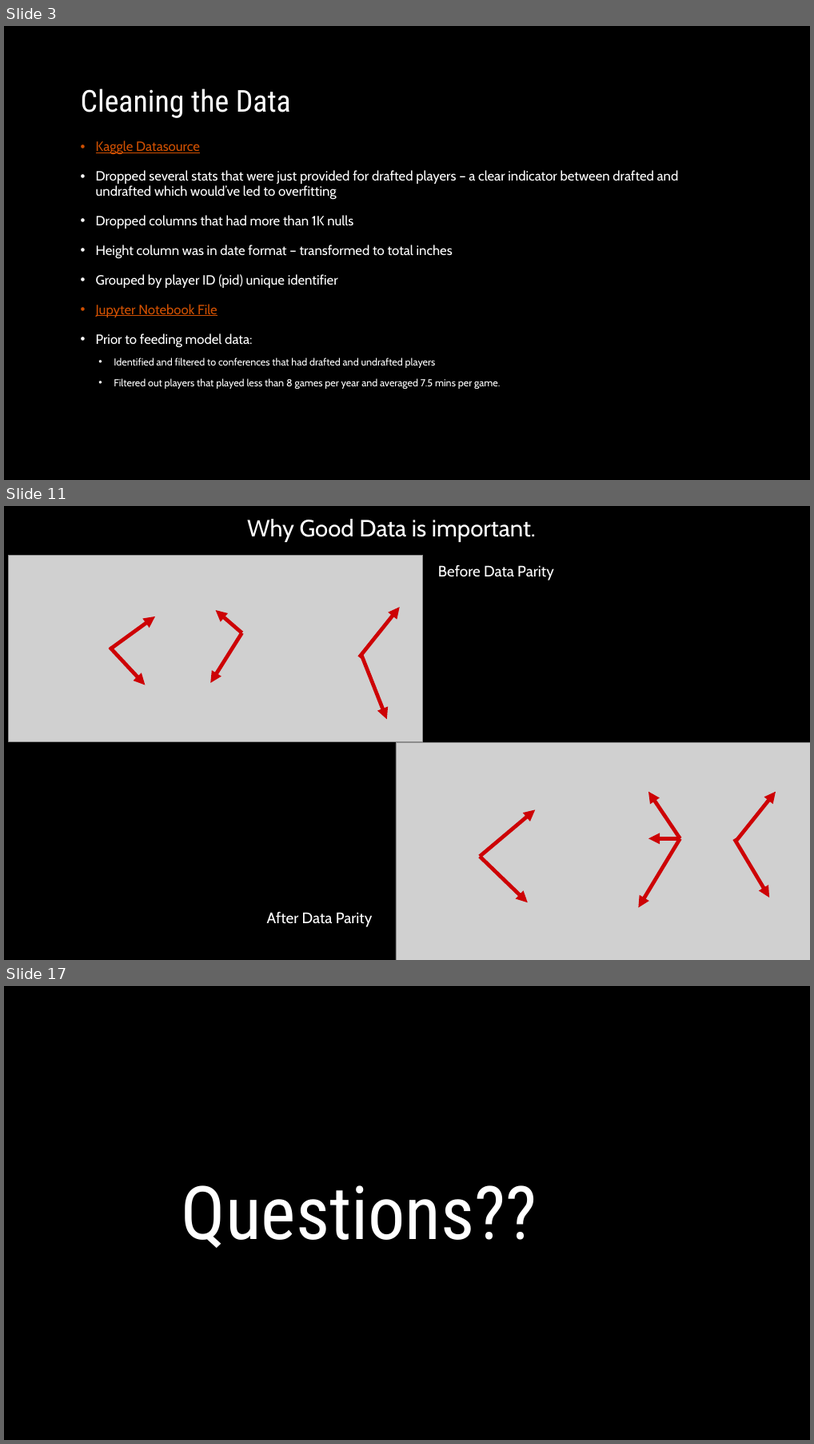
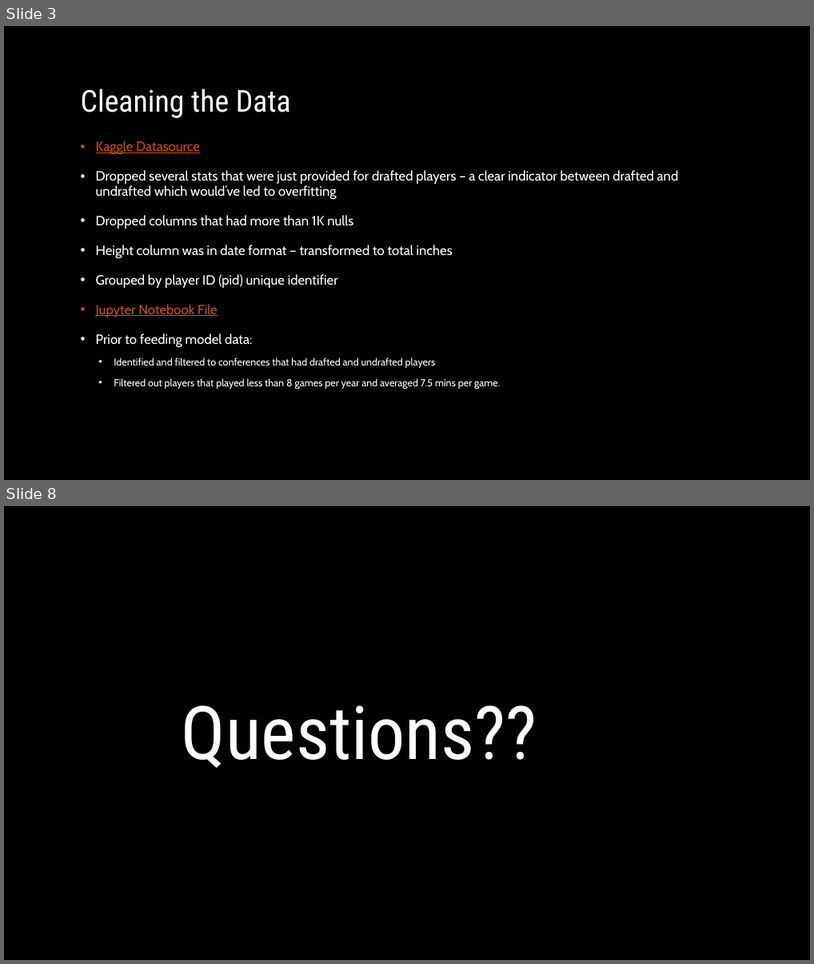
Before and after one commit to mleroseandrews/Making_the_NBA, a slide deck: Powerpoint.pptx. Shown one above the other, each under a label of ours: slides 3, 11 and 17 before the commit, slides 3 and 8 after it; the slides between them are not shown. The pictures are 814x1444 and 814x964 pixels, drawn with LibreOffice and Linux fonts; fonts in the diff are those of the drawing; grey boxes stand for pictures; background and template pictures are left out. Boxes give left, top, right and bottom in pixels: in the first picture for what was removed or moved away, otherwise in the second. Text is boxed around its words. In the diff, an @@ line names an element or a change of style, - is before the commit and + after.

```diff
--- a/Powerpoint.pptx
+++ b/Powerpoint.pptx
@@ slide 11 removed at box(4, 506, 810, 960), background picture (left out) @@
@@ text removed at box(247, 519, 536, 542) @@
-Why Good Data is important.
@@ picture removed at box(8, 555, 422, 741) @@
@@ text removed at box(438, 565, 554, 580) @@
-Before Data Parity
@@ arrow removed from (110, 649) to (155, 616) @@
@@ arrow removed from (242, 633) to (216, 610) @@
@@ arrow removed from (360, 657) to (400, 607) @@
@@ arrow removed from (110, 647) to (145, 685) @@
@@ arrow removed from (242, 633) to (211, 683) @@
@@ arrow removed from (362, 656) to (387, 719) @@
@@ picture removed at box(396, 743, 810, 960) @@
@@ arrow removed from (680, 838) to (649, 792) @@
@@ arrow removed from (736, 842) to (776, 792) @@
@@ arrow removed from (480, 856) to (536, 810) @@
@@ arrow removed from (680, 838) to (638, 907) @@
@@ arrow removed from (680, 838) to (649, 838) @@
@@ arrow removed from (734, 839) to (770, 897) @@
@@ arrow removed from (480, 856) to (528, 902) @@
@@ text removed at box(267, 912, 373, 927) @@
-After Data Parity
@@ what was slide 17 is now slide 8 @@
```
Also in this commit, not shown: 3 slides changed, 1 slide added, 9 other slides removed.
